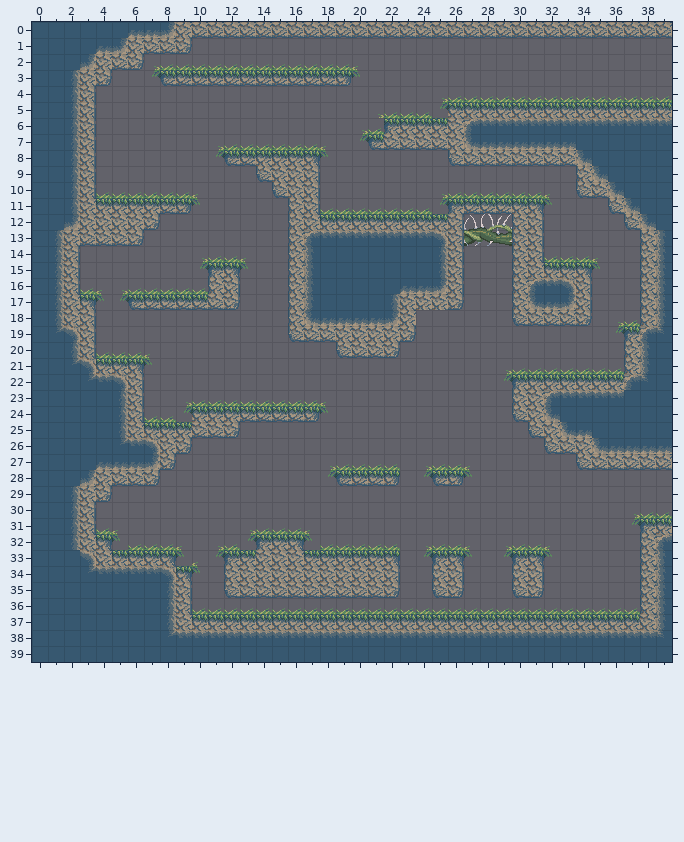
Tiled map -- src/com/cambrianman/monsters/levels/looper.tmx. The picture above was drawn from the file before the commit.
Cells are 16x16 px. Shown: x 0..39, y 0..39.
Now the later version:
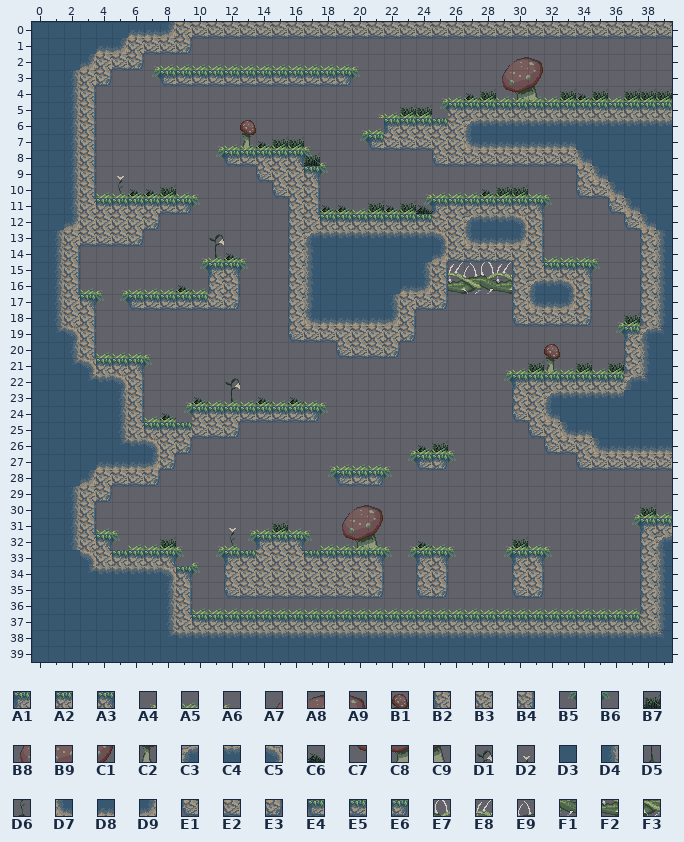
Key: from "tiles": A1 1, A2 2, A3 3, A4 4, A5 5, A6 6, A7 10, A8 11, A9 12, B1 13, B2 41, B3 42, B4 43, B5 44, B6 46, B7 49, B8 50, B9 51, C1 52, C2 53, C3 81, C4 82, C5 83, C6 89, C7 90, C8 91, C9 92, D1 93, D2 94, D3 122, D4 123, D5 133, D6 134, D7 161, D8 162, D9 163, E1 241, E2 242, E3 243, E4 281, E5 282, E6 283, E7 321, E8 322, E9 323, F1 361, F2 362, F3 363.
__ is an empty cell, .. an unchanged one.
Tiles of an added or newly shown layer are drawn over the layers below it.
The author wrote: Added 'portcullis' level, tweaked 'looper'.
Diff:
--- layer "FarBack" (added)
@@ x 5..39 @@
- 2 .. .. .. .. .. .. .. .. .. .. .. .. .. .. .. .. .. .. .. .. .. .. .. .. __ __ __ .. .. .. .. .. .. .. ..
- 3 .. .. .. .. .. .. .. .. .. .. .. .. .. .. .. .. .. .. .. .. .. .. .. .. __ __ __ .. .. .. .. .. .. .. ..
- 4 .. .. .. .. .. .. .. .. .. .. .. .. .. .. .. .. .. .. .. .. .. .. __ __ __ __ __ .. __ __ __ .. __ __ __
- 5 .. .. .. .. .. .. .. .. .. .. .. .. .. .. .. .. .. .. __ __ .. .. .. .. .. .. .. .. .. .. .. .. .. .. ..
- 6 .. .. .. .. .. .. .. .. __ .. .. .. .. .. .. .. .. .. .. .. .. .. .. .. .. .. .. .. .. .. .. .. .. .. ..
- 7 .. .. .. .. .. .. .. .. __ __ __ __ .. .. .. .. .. .. .. .. .. .. .. .. .. .. .. .. .. .. .. .. .. .. ..
- 8 .. .. .. .. .. .. .. .. .. .. .. .. __ .. .. .. .. .. .. .. .. .. .. .. .. .. .. .. .. .. .. .. .. .. ..
- 9 __ .. .. .. .. .. .. .. .. .. .. .. .. .. .. .. .. .. .. .. .. .. .. .. .. .. .. .. .. .. .. .. .. .. ..
-10 __ __ __ __ .. .. .. .. .. .. .. .. .. .. .. .. .. .. .. .. .. .. .. __ __ __ .. .. .. .. .. .. .. .. ..
-11 .. .. .. .. .. .. .. .. .. .. .. .. .. __ __ .. __ __ __ __ __ .. .. .. .. .. .. .. .. .. .. .. .. .. ..
+ 2 .. .. .. .. .. .. .. .. .. .. .. .. .. .. .. .. .. .. .. .. .. .. .. .. A7 A8 A9 .. .. .. .. .. .. .. ..
+ 3 .. .. .. .. .. .. .. .. .. .. .. .. .. .. .. .. .. .. .. .. .. .. .. .. B8 B9 C1 .. .. .. .. .. .. .. ..
+ 4 .. .. .. .. .. .. .. .. .. .. .. .. .. .. .. .. .. .. .. .. .. .. C6 B7 C7 C8 C9 .. B7 C6 B7 .. B7 B7 B7
+ 5 .. .. .. .. .. .. .. .. .. .. .. .. .. .. .. .. .. .. B7 B7 .. .. .. .. .. .. .. .. .. .. .. .. .. .. ..
+ 6 .. .. .. .. .. .. .. .. B1 .. .. .. .. .. .. .. .. .. .. .. .. .. .. .. .. .. .. .. .. .. .. .. .. .. ..
+ 7 .. .. .. .. .. .. .. .. C2 C6 B7 B7 .. .. .. .. .. .. .. .. .. .. .. .. .. .. .. .. .. .. .. .. .. .. ..
+ 8 .. .. .. .. .. .. .. .. .. .. .. .. B7 .. .. .. .. .. .. .. .. .. .. .. .. .. .. .. .. .. .. .. .. .. ..
+ 9 D2 .. .. .. .. .. .. .. .. .. .. .. .. .. .. .. .. .. .. .. .. .. .. .. .. .. .. .. .. .. .. .. .. .. ..
+10 D6 C6 C6 B7 .. .. .. .. .. .. .. .. .. .. .. .. .. .. .. .. .. .. .. C6 B7 B7 .. .. .. .. .. .. .. .. ..
+11 .. .. .. .. .. .. .. .. .. .. .. .. .. C6 C6 .. B7 C6 B7 C6 C6 .. .. .. .. .. .. .. .. .. .. .. .. .. ..
@@ x 11..12 @@
-13 __ ..
-14 __ __
+13 D1 ..
+14 D5 C6
@@ x 9..9 @@
-16 __
+16 C6
@@ x 37..37 @@
-18 __
+18 B7
@@ x 8..36 @@
-20 .. .. .. .. .. .. .. .. .. .. .. .. .. .. .. .. .. .. .. .. .. .. .. .. __ .. .. .. ..
-21 .. .. .. .. .. .. .. .. .. .. .. .. .. .. .. .. .. .. .. .. .. .. .. __ __ .. __ .. __
-22 .. .. .. .. __ .. .. .. .. .. .. .. .. .. .. .. .. .. .. .. .. .. .. .. .. .. .. .. ..
-23 .. .. __ .. __ .. __ .. __ .. .. .. .. .. .. .. .. .. .. .. .. .. .. .. .. .. .. .. ..
-24 __ .. .. .. .. .. .. .. .. .. .. .. .. .. .. .. .. .. .. .. .. .. .. .. .. .. .. .. ..
+20 .. .. .. .. .. .. .. .. .. .. .. .. .. .. .. .. .. .. .. .. .. .. .. .. B1 .. .. .. ..
+21 .. .. .. .. .. .. .. .. .. .. .. .. .. .. .. .. .. .. .. .. .. .. .. B7 C2 .. B7 .. B7
+22 .. .. .. .. D1 .. .. .. .. .. .. .. .. .. .. .. .. .. .. .. .. .. .. .. .. .. .. .. ..
+23 .. .. C6 .. D5 .. C6 .. C6 .. .. .. .. .. .. .. .. .. .. .. .. .. .. .. .. .. .. .. ..
+24 C6 .. .. .. .. .. .. .. .. .. .. .. .. .. .. .. .. .. .. .. .. .. .. .. .. .. .. .. ..
@@ x 24..25 @@
-26 __ __
+26 C6 B7
@@ x 8..38 @@
-30 .. .. .. .. .. .. .. .. .. .. .. __ __ __ .. .. .. .. .. .. .. .. .. .. .. .. .. .. .. .. __
-31 .. .. .. .. __ .. .. __ .. .. .. __ __ __ .. .. .. .. .. .. .. .. .. .. .. .. .. .. .. .. ..
-32 __ .. .. .. __ .. .. .. .. .. .. __ __ __ .. .. __ .. .. .. .. .. __ .. .. .. .. .. .. .. ..
+30 .. .. .. .. .. .. .. .. .. .. .. A7 A8 A9 .. .. .. .. .. .. .. .. .. .. .. .. .. .. .. .. B7
+31 .. .. .. .. D2 .. .. B7 .. .. .. B8 B9 C1 .. .. .. .. .. .. .. .. .. .. .. .. .. .. .. .. ..
+32 B7 .. .. .. D6 .. .. .. .. .. .. C7 C8 C9 .. .. C6 .. .. .. .. .. B7 .. .. .. .. .. .. .. ..
--- layer "NearBack"
@@ x 17..25 @@
- 7 A5 A6 .. .. .. .. .. .. ..
- 8 __ B6 .. .. .. .. .. .. ..
- 9 .. __ .. .. .. .. .. .. ..
-10 .. .. .. .. .. .. .. __ A4
-11 .. .. .. .. .. .. .. A5 B5
+ 7 A6 __ .. .. .. .. .. .. ..
+ 8 B6 A6 .. .. .. .. .. .. ..
+ 9 .. B6 .. .. .. .. .. .. ..
+10 .. .. .. .. .. .. .. A4 A5
+11 .. .. .. .. .. .. .. B5 __
@@ x 22..27 @@
-26 .. __ __ __ __ ..
-27 A5 __ A4 A5 A5 A6
-28 __ .. B5 .. .. B6
+26 .. A4 A5 A5 A6 ..
+27 A6 B5 __ __ B6 __
+28 B6 .. __ .. .. __
@@ x 22..27 @@
-32 A5 __ A4 .. A5 A6
-33 __ __ B5 .. __ B6
+32 A6 A4 A5 .. A6 __
+33 B6 B5 __ .. B6 __
--- layer "Ground"
@@ x 16..26 @@
- 7 .. .. .. .. .. .. .. .. .. E2 ..
- 8 A2 A3 .. .. .. .. .. .. .. __ E1
- 9 .. B4 .. .. .. .. .. .. .. .. ..
+ 7 .. .. .. .. .. .. .. .. .. B3 ..
+ 8 A3 __ .. .. .. .. .. .. .. E1 E2
+ 9 .. A3 .. .. .. .. .. .. .. .. ..
@@ x 23..30 @@
-11 .. .. __ A1 E5 E5 E5 ..
-12 .. .. A2 B4 E9 E7 E8 B2
-13 .. .. .. B4 F3 F1 F2 B2
-14 .. .. D4 B4 __ __ __ B2
-15 .. D3 D4 B4 __ __ __ ..
-16 .. D8 D9 B4 __ __ __ ..
-17 .. B3 B3 E3 .. .. .. ..
-18 B3 .. .. .. .. .. .. ..
+11 .. .. A1 A2 A2 A2 A2 ..
+12 .. .. B3 B3 C3 C4 C4 C5
+13 .. .. .. B3 D7 D8 D8 D9
+14 .. .. D9 E2 E2 E2 E2 B3
+15 .. D4 B4 E8 E9 E7 E8 ..
+16 .. D9 B4 F2 F3 F1 F2 ..
+17 .. E2 E3 __ .. .. .. ..
+18 B4 .. .. .. .. .. .. ..
@@ x 21..26 @@
-27 .. .. .. __ __ ..
-28 E5 E6 .. .. E4 E6
+27 .. .. .. E4 E6 ..
+28 E6 __ .. .. __ __
@@ x 21..26 @@
-33 A2 A3 .. __ A1 A3
-34 B3 B4 .. __ B2 B4
-35 E2 E3 .. __ E1 E3
+33 A3 __ .. A1 A3 __
+34 B4 __ .. B2 B4 __
+35 E3 __ .. E1 E3 __
